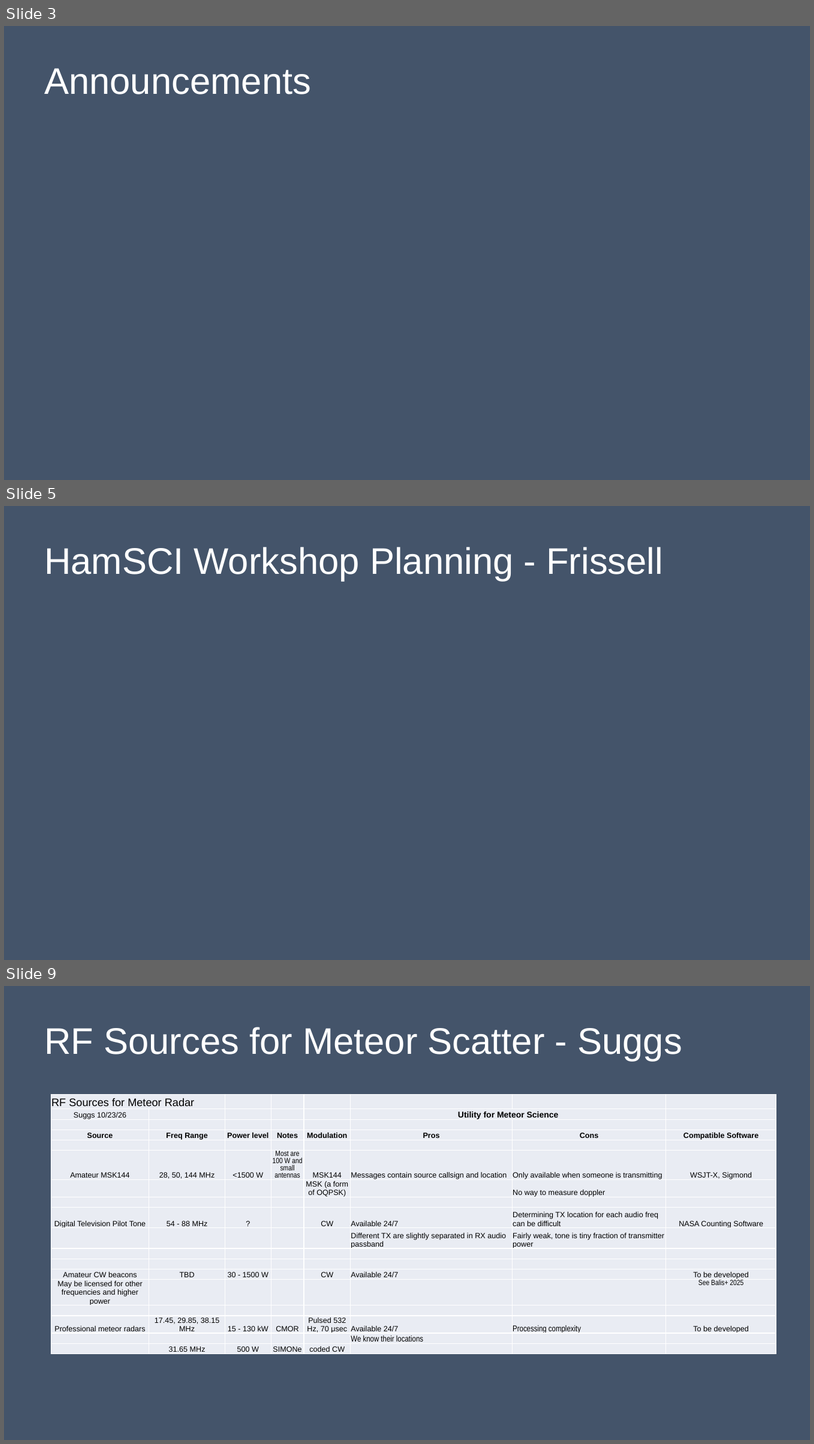
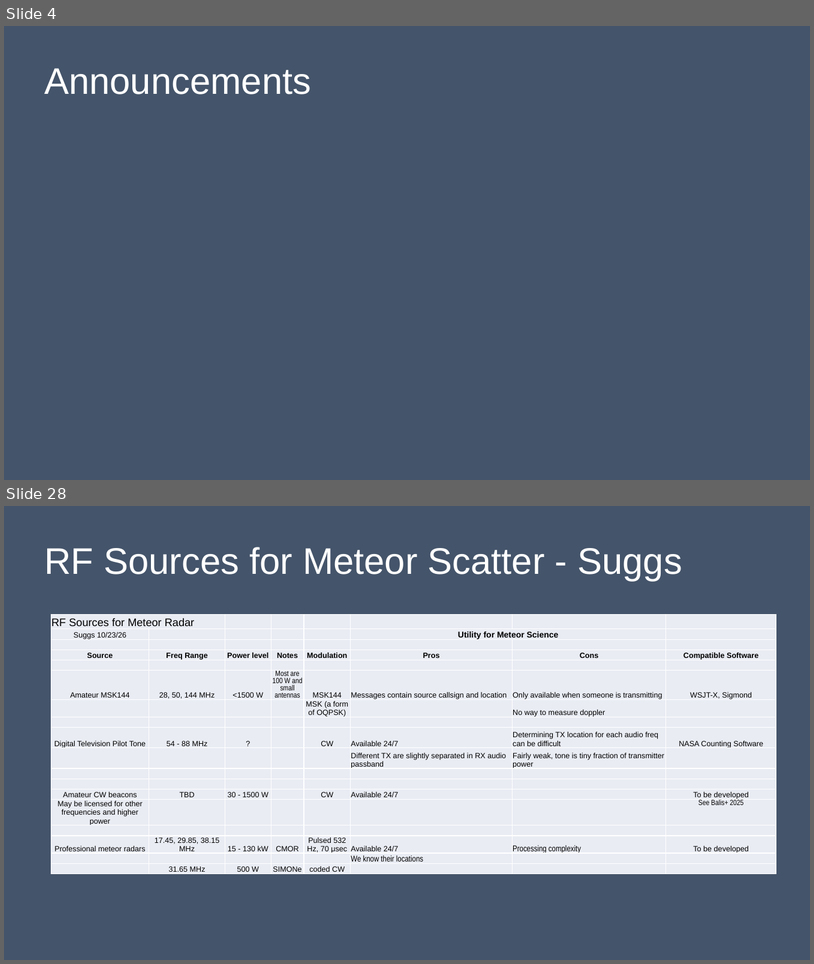
Before and after one commit to HamSCI/MSQP, a slide deck: Working Group meeting slides/Meteor_Scatter_Working_Group_4Nov2026.pptx. Shown one above the other, each under a label of ours: slides 3, 5 and 9 before the commit, slides 4 and 28 after it; the slides between them are not shown. The pictures are 814x1444 and 814x964 pixels, drawn with LibreOffice and Linux fonts; fonts in the diff are those of the drawing. Boxes give left, top, right and bottom in pixels: in the first picture for what was removed or moved away, otherwise in the second. Text is boxed around its words. In the diff, an @@ line names an element or a change of style, - is before the commit and + after.

```diff
--- a/Working Group meeting slides/Meteor_Scatter_Working_Group_4Nov2026.pptx
+++ b/Working Group meeting slides/Meteor_Scatter_Working_Group_4Nov2026.pptx
@@ slide 5 removed at (4, 506, 810, 960), background #44546A @@
@@ title removed at (44, 547, 663, 580) @@
-HamSCI Workshop Planning - Frissell
@@ what was slide 3 is now slide 4 @@
@@ what was slide 9 is now slide 28 @@
```
Also in this commit, not shown: 4 slides changed, 20 slides added, 4 other slides removed.
